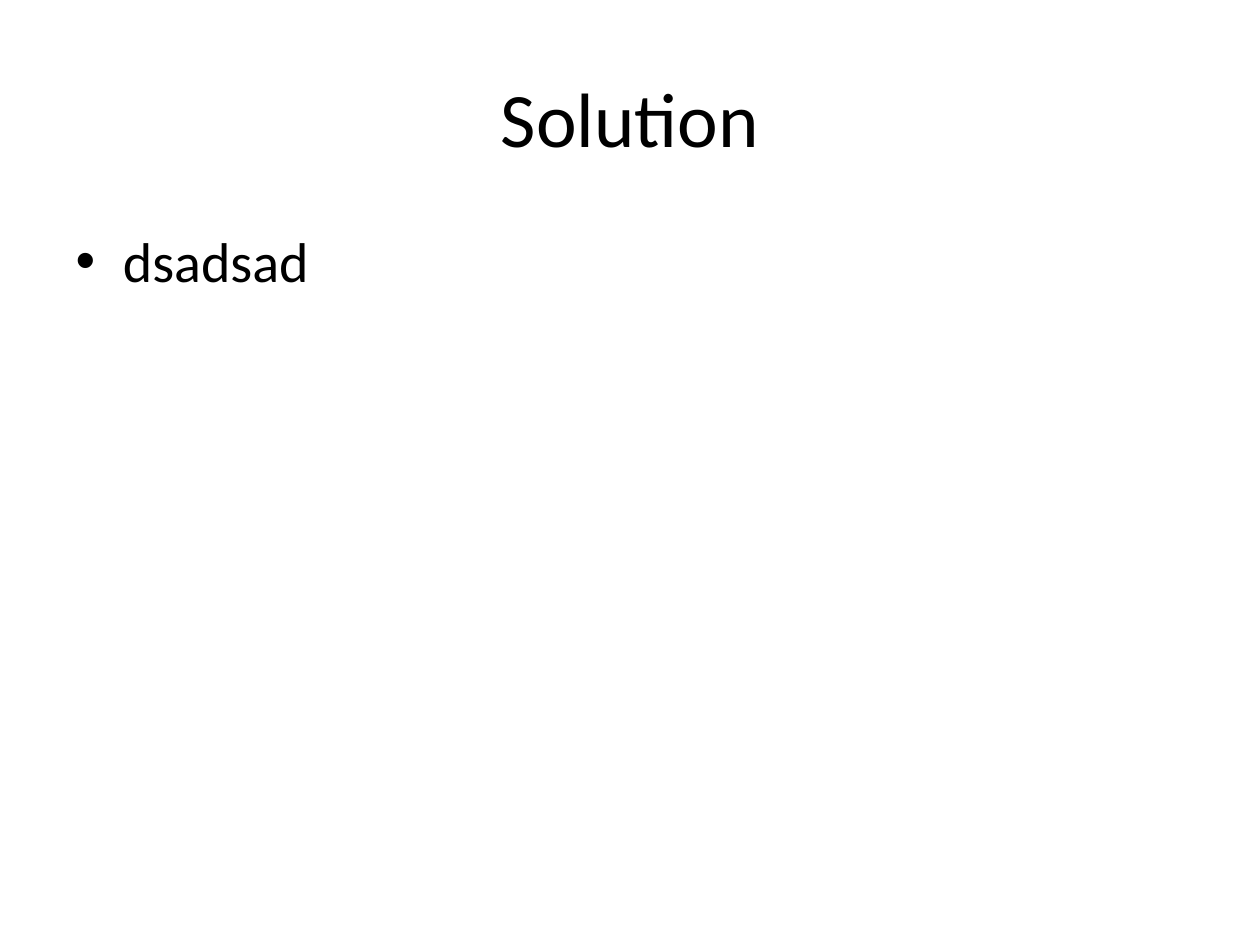
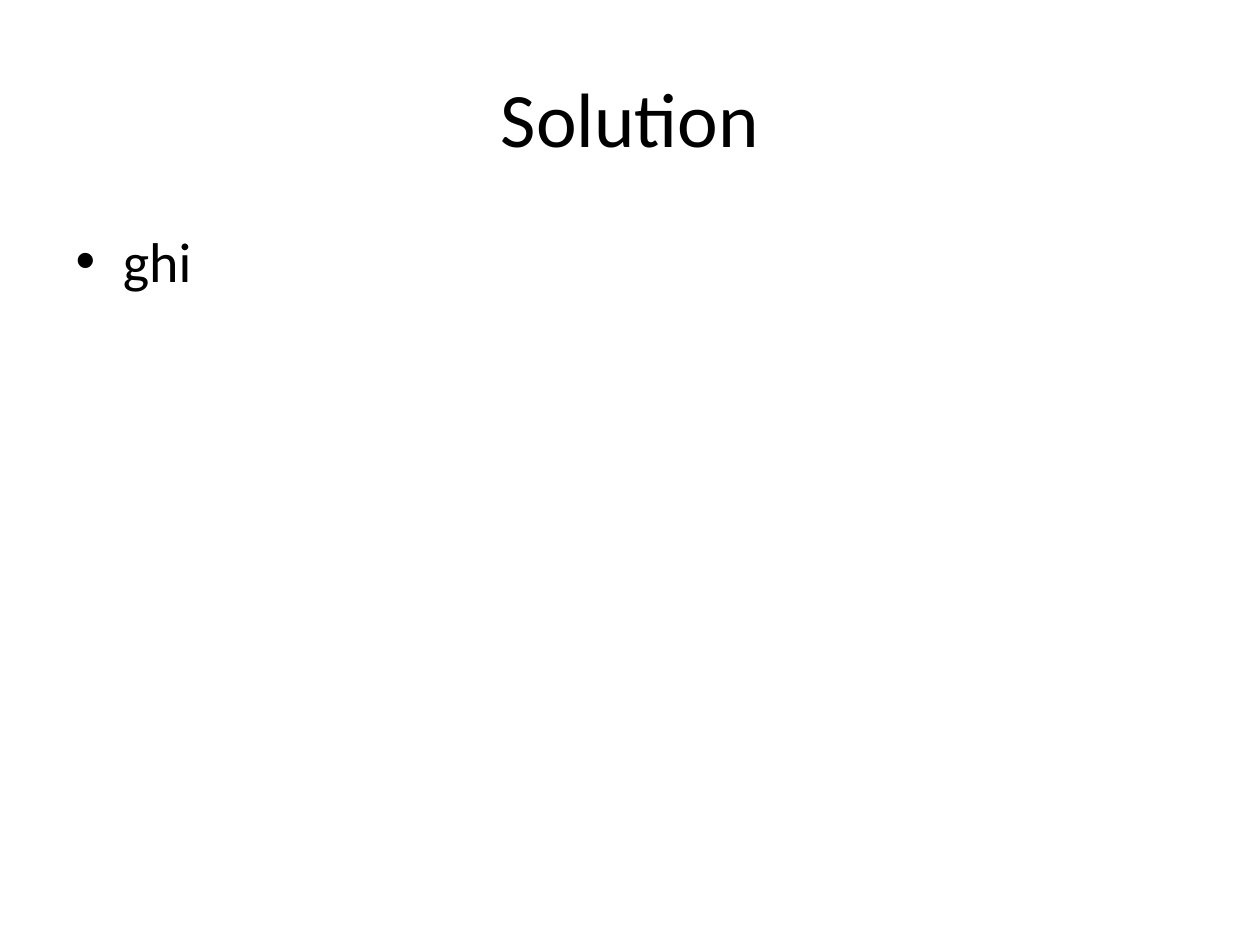
Before and after one commit to Chikitsa/PPT-Maker, a slide deck: slide 4 of sahil.pptx. Drawn at 1260x945 pixels with LibreOffice and Linux fonts; fonts in the diff are those of the drawing. Boxes give left, top, right and bottom in pixels: in the first picture for what was removed or moved away, otherwise in the second. Text is boxed around its words. In the diff, an @@ line names an element or a change of style, - is before the commit and + after.

```diff
--- a/sahil.pptx
+++ b/sahil.pptx
@@ text at (123,243,192,292): text changed @@
-• dsadsad
+• ghi
```
Also in this commit, not shown: 3 other slides changed, 2 slides added, 1 slide removed, 13 other files.
